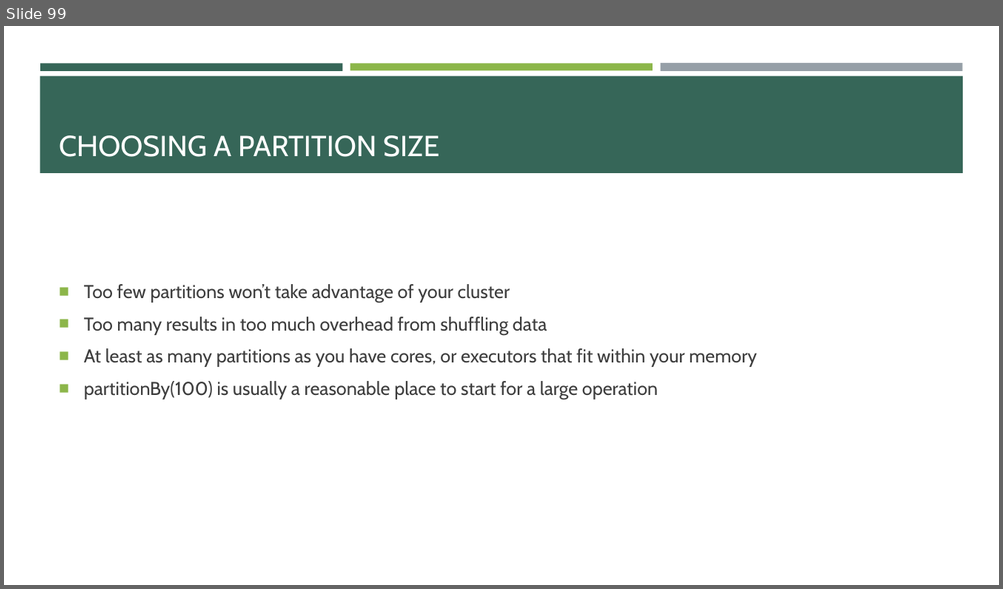
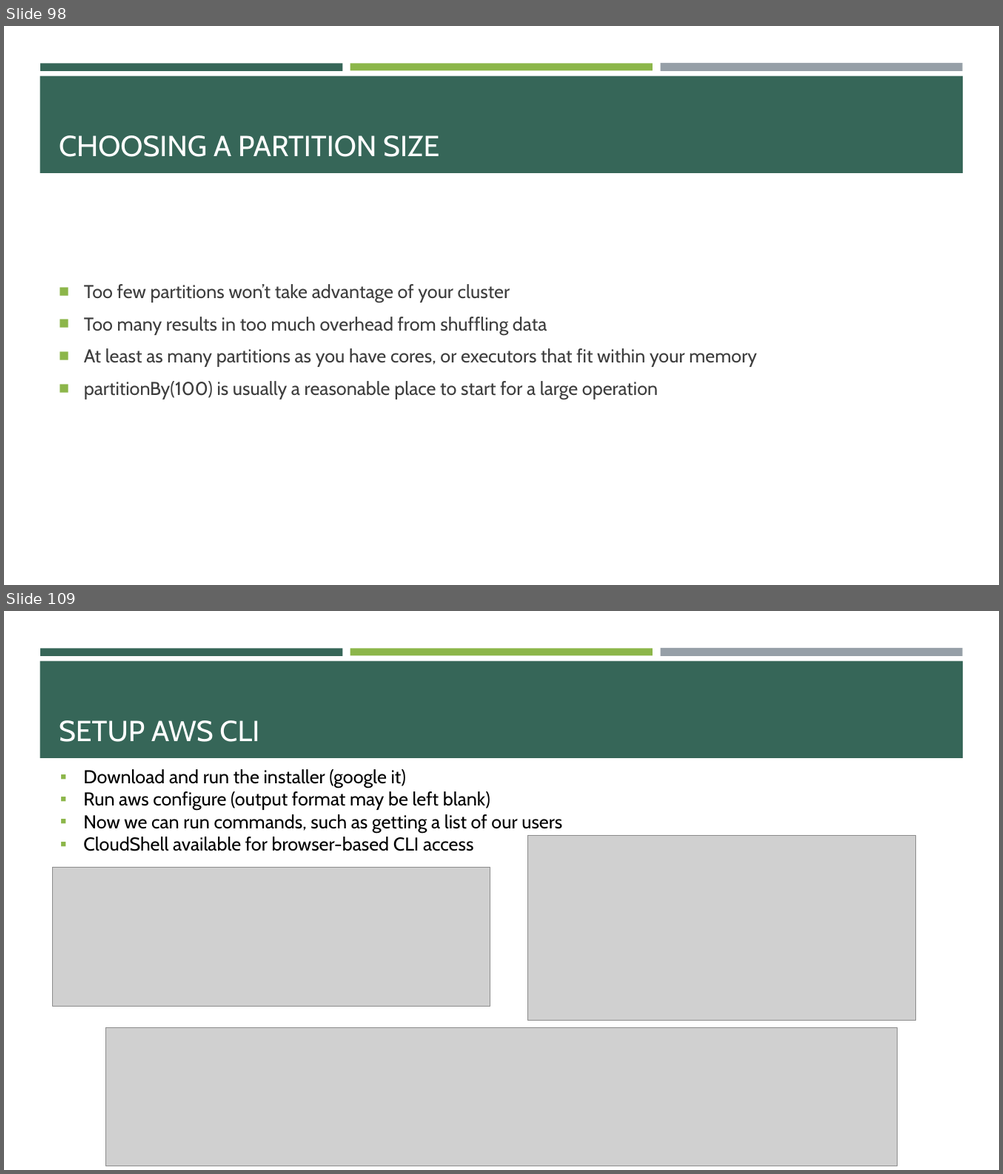
Before and after one commit to e-m-wilson/data_engineering, a slide deck: spark/Spark.pptx. Shown one above the other, each under a label of ours: slide 99 before the commit, slides 98 and 109 after it; the slides between them are not shown. The pictures are 1003x589 and 1003x1174 pixels, drawn with LibreOffice and Linux fonts; fonts in the diff are those of the drawing; grey boxes stand for pictures. Boxes give left, top, right and bottom in pixels: in the first picture for what was removed or moved away, otherwise in the second. Text is boxed around its words. In the diff, an @@ line names an element or a change of style, - is before the commit and + after.

```diff
--- a/spark/Spark.pptx
+++ b/spark/Spark.pptx
@@ slide 109 added at [4, 611, 999, 1170], background #FFFFFF; not listed: 4 template elements that a slide beside it also shows @@
@@ title added at [59, 721, 259, 742], 28 pt, text #FFFFFF @@
+SETUP AWS CLI
@@ text added at [83, 769, 562, 851], 18 pt, text #000000 @@
+▪ Download and run the installer (google it)
+▪ Run aws configure (output format may be left blank)
+▪ Now we can run commands, such as getting a list of our users
+▪ CloudShell available for browser-based CLI access
@@ picture added at [528, 835, 916, 1021] @@
@@ picture added at [53, 867, 489, 1006] @@
@@ picture added at [105, 1028, 897, 1166] @@
@@ what was slide 99 is now slide 98 @@
```
Also in this commit, not shown: 4 slides changed, 33 other slides added, 6 other files.
